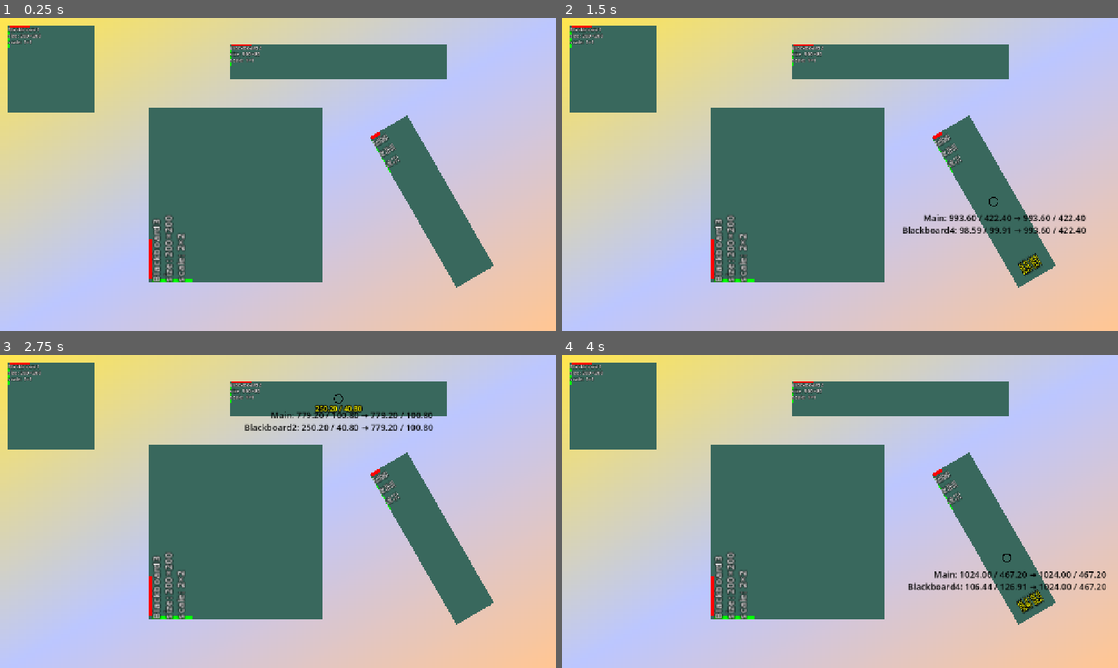
Above: before the commit, frames 1-4 (two rows, left to right).
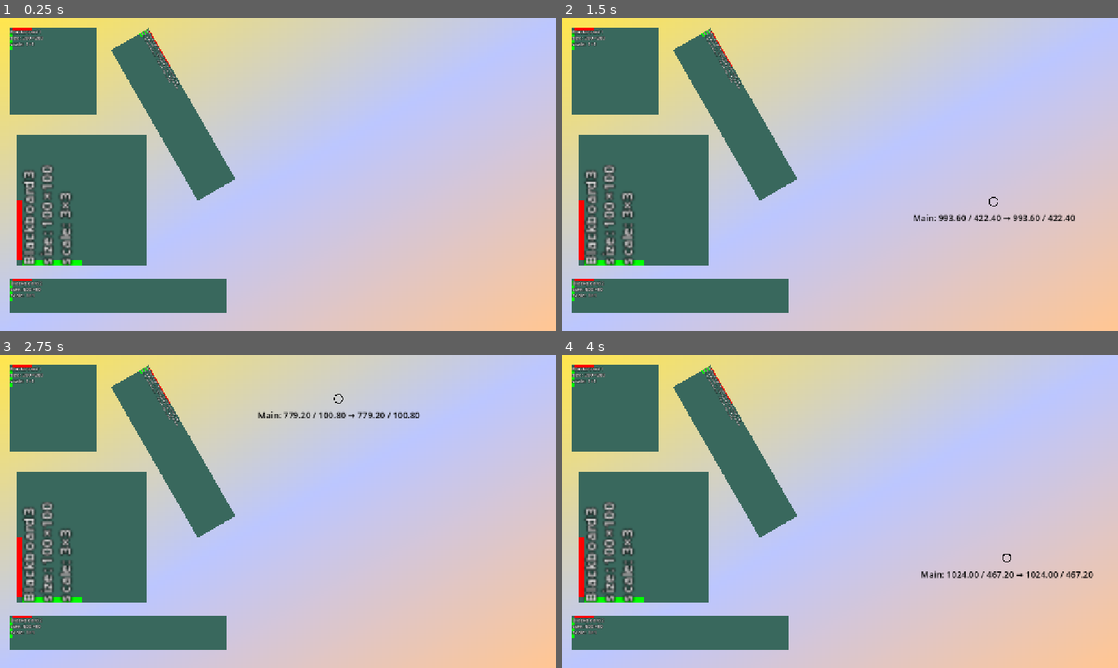
Above: after the commit, the same moments.

Repository: Toxe/godot-coordinate-systems
Game: Godot game, scene res://scenes/main.tscn
Two runs of this game, one before a commit and one after it. Both use one fixed random seed, a clock stepped at 60 frames per second and the inputs below.
Inputs (mouse positions are in pixels of both pictures, inside the frame that each line leads up to):
- Up to frame 1 (0.25 s): no input
- Up to frame 2 (1.5 s): tap Enter at 0.5 s; move the mouse to (612, 68) at 0.52 s; click (612, 68) at 0.67 s; tap Space at 1.25 s; move the mouse to (995, 202) at 1.27 s; click (995, 202) at 1.42 s
- Up to frame 3 (2.75 s): tap Enter at 2 s; move the mouse to (339, 398) at 2.02 s; click (339, 398) at 2.17 s
- Up to frame 4 (4 s): tap Space at 2.75 s; move the mouse to (795, 533) at 2.77 s; click (795, 533) at 2.92 s; tap Enter at 3.5 s; move the mouse to (1006, 558) at 3.52 s; click (1006, 558) at 3.67 s

The runs differ from the first frame. In frame 1, 40% of the frame differs, in the area x 1-89%, y 2-95%; in frame 2, 41%; in frame 3, 41%; in frame 4, 41%, in the area x 1-98%, y 2-95%.

Commit message:
Rearrange controls

Diff:
--- a/CoordinateSystems/scenes/main.tscn
+++ b/CoordinateSystems/scenes/main.tscn
@@ -23,32 +23,32 @@
 metadata/_edit_lock_ = true
 
 [node name="Blackboard1" parent="." unique_id=1003986252 instance=ExtResource("2_0wfyh")]
-offset_left = 18.0
-offset_top = 18.0
-offset_right = 218.0
-offset_bottom = 218.0
+offset_left = 23.0
+offset_top = 23.0
+offset_right = 223.0
+offset_bottom = 223.0
 
 [node name="Blackboard4" parent="." unique_id=354571997 instance=ExtResource("2_0wfyh")]
-offset_left = 851.0
-offset_top = 274.0
-offset_right = 1051.0
-offset_bottom = 474.0
-rotation = -0.5235988
-scale = Vector2(0.5, 2)
+offset_left = 342.00003
+offset_top = 23.999992
+offset_right = 542.0
+offset_bottom = 224.0
+rotation = 1.0471976
+scale = Vector2(2, 0.5)
 
 [node name="Blackboard2" parent="." unique_id=32829266 instance=ExtResource("2_0wfyh")]
-offset_left = 529.0
-offset_top = 60.0
-offset_right = 1029.0
-offset_bottom = 140.0
+offset_left = 24.0
+offset_top = 601.0
+offset_right = 524.0
+offset_bottom = 681.0
 
 [node name="Blackboard3" parent="." unique_id=1149315651 instance=ExtResource("2_0wfyh")]
-offset_left = 342.0
-offset_top = 608.0
-offset_right = 542.0
-offset_bottom = 808.0
+offset_left = 39.000004
+offset_top = 569.0
+offset_right = 139.0
+offset_bottom = 669.0
 rotation = -1.5707964
-scale = Vector2(2, 2)
+scale = Vector2(3, 3)
 
 [node name="CanvasLayer" type="CanvasLayer" parent="." unique_id=22118533]
 
